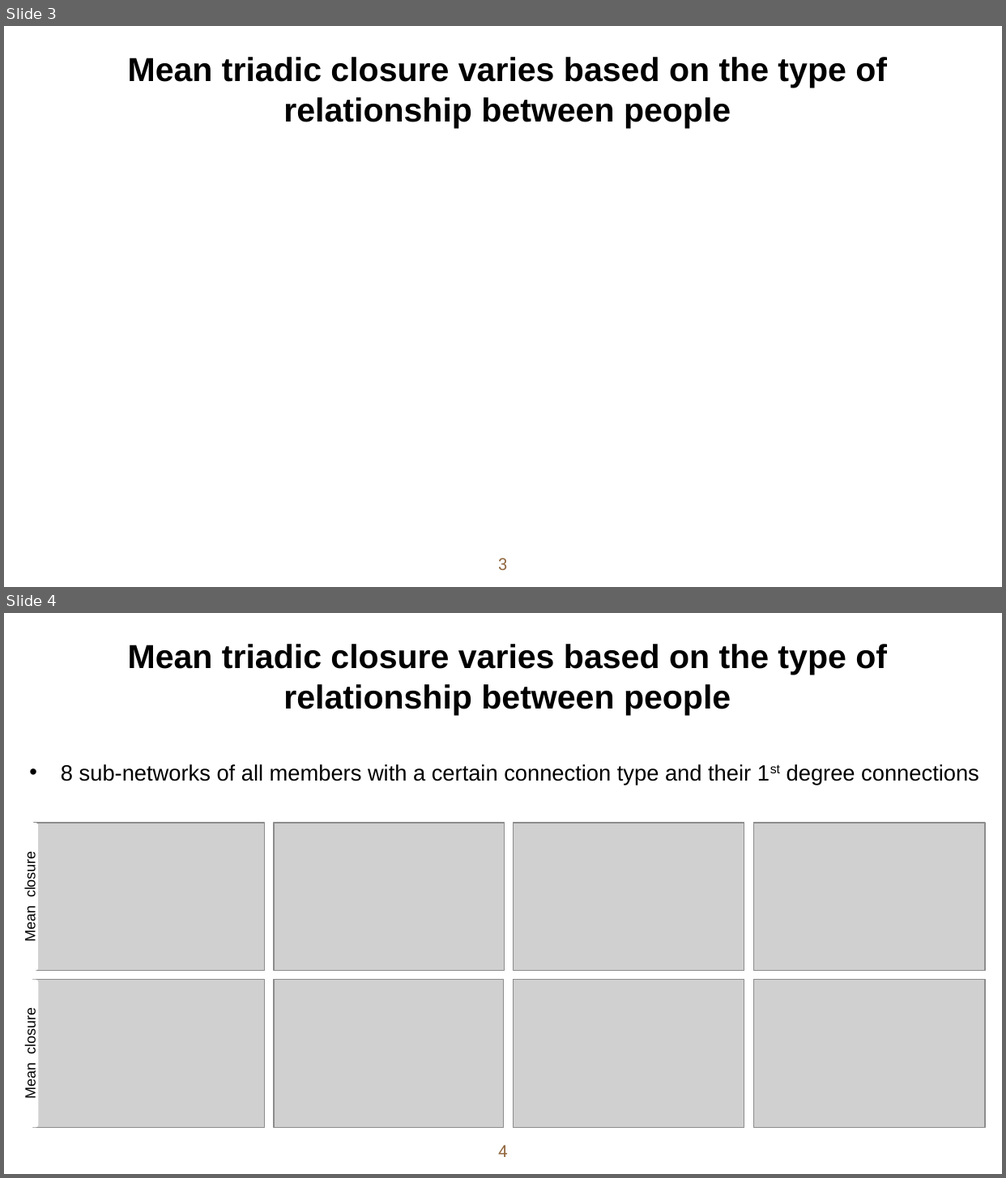
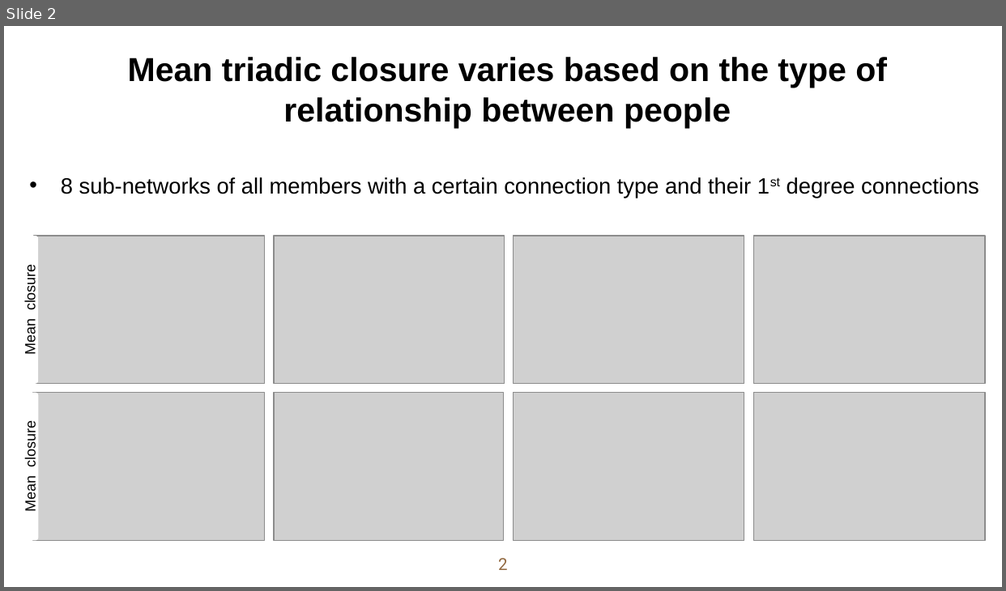
Before and after one commit to alex-luwenhui/MSBA-Team6-BaconProject, a slide deck: Mira slides.pptx. Shown one above the other, each under a label of ours: slides 3 and 4 before the commit, slide 2 after it. The pictures are 1006x1178 and 1006x591 pixels, drawn with LibreOffice and Linux fonts; fonts in the diff are those of the drawing; grey boxes stand for pictures; background and template pictures are left out. Boxes give left, top, right and bottom in pixels: in the first picture for what was removed or moved away, otherwise in the second. Text is boxed around its words. In the diff, an @@ line names an element or a change of style, - is before the commit and + after.

```diff
--- a/Mira slides.pptx
+++ b/Mira slides.pptx
@@ slide 3 removed at [4,26,1002,587], background picture (left out) @@
@@ text removed at [128,57,887,128] @@
-Mean triadic closure varies based on the type of relationship between people
@@ page number removed at [498,558,508,570] @@
-3
@@ what was slide 4 is now slide 2 @@
@@ page number at [498,558,508,570]: text changed @@
-4
+2
```
Also in this commit, not shown: 2 slides changed, 1 slide added, 3 other slides removed, 2 other files.
